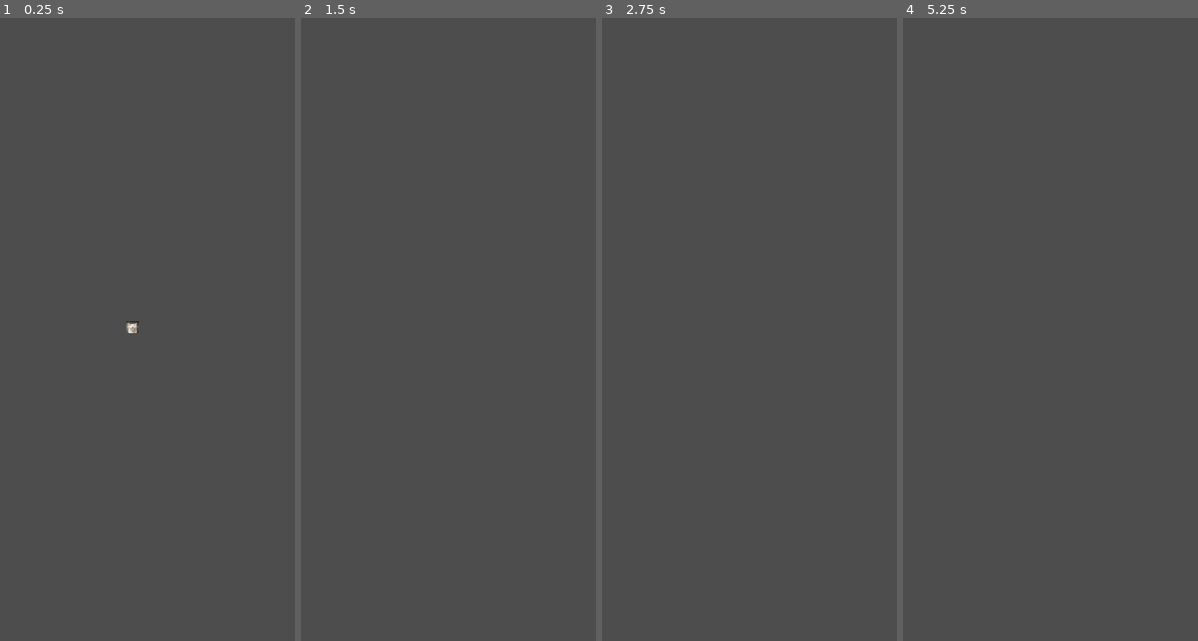
Above: before the commit, frames 1-4 (left to right).
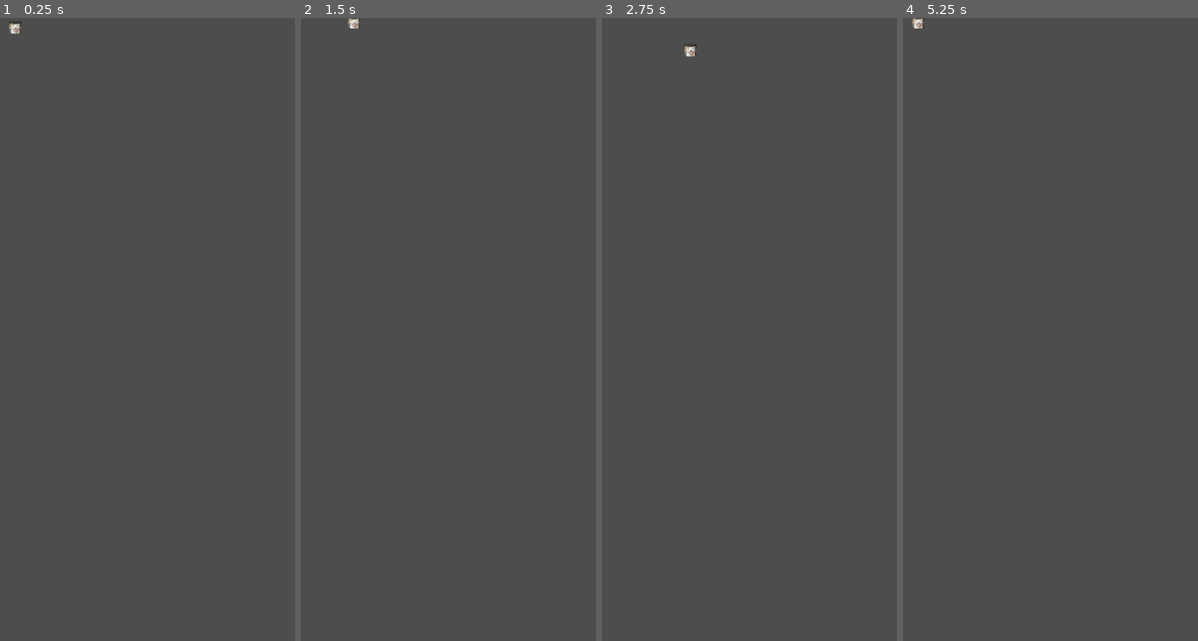
Above: after the commit, the same moments.

Repository: Undertovv/HS-GameJam_chicxulub
Game: Godot game, scene res://scenes/player.tscn
The game is run twice, just before and just after one commit, with the same random seed, the same clock (stepped at 60 frames per second) and the same inputs. This scene is started directly instead of the project's main scene.
Inputs:
- Up to frame 1 (0.25 s): no input
- Up to frame 2 (1.5 s): hold D (pivotRight) 0.53-1.28 s; tap Enter at 1.25 s; hold S (pivotDown) from 1.28 s (still down)
- Up to frame 3 (2.75 s): release S (pivotDown) at 2.03 s; hold D (pivotRight) from 2.03 s (still down)
- Up to frame 4 (5.25 s): release D (pivotRight) at 2.78 s; hold W (pivotUp) 2.78-3.53 s; hold A (pivotLeft) 3.53-5.03 s; tap Space at 4.25 s; tap Enter at 5 s; hold S (pivotDown) from 5.03 s (still down)

The runs differ from the first frame. In frame 1, 0.1% of the frame differs, in the area x 3-48%, y 0-51%; in frame 2, less than 0.1%; in frame 3, less than 0.1%; in frame 4, less than 0.1%.

Commit message:
Shomoeving with keys

Diff:
--- a/scenes/player.tscn
+++ b/scenes/player.tscn
@@ -6,6 +6,7 @@
 [sub_resource type="RectangleShape2D" id="RectangleShape2D_2n804"]
 
 [node name="Player" type="Node2D"]
+position = Vector2(68, 32)
 script = ExtResource("1_72g2y")
 
 [node name="Sprite2D" type="Sprite2D" parent="."]
@@ -21,3 +22,5 @@
 scale = Vector2(1.2, 1.2)
 shape = SubResource("RectangleShape2D_2n804")
 one_way_collision_margin = 0.0
+
+[connection signal="area_entered" from="Area2D" to="." method="_on_area_2d_area_entered"]
--- a/scripts/player/player.gd
+++ b/scripts/player/player.gd
@@ -1,19 +1,27 @@
 extends Node2D
 
 @export
-var SPEED = 20.0
-
-func _physics_process(delta: float) -> void:
+var speed = 100
+var direction = Vector2(0, -1)
 
 # Get his ass movin AND schmoovin.
-	var yDirection := Input.get_axis("pivotUp", "pivotDown")
-	if yDirection:
-		translate(Vector2(0, 0) * SPEED) # Go North
-	else:
-		translate(Vector2(0, 1) * SPEED) # Go South
+func _process(delta: float) -> void:
+	if Input.is_key_pressed(KEY_W):
+		direction = Vector2(0, -1)
+	if Input.is_key_pressed(KEY_A):
+		direction = Vector2(-1, 0)
+	if Input.is_key_pressed(KEY_S):
+		direction = Vector2(0, 1)
+	if Input.is_key_pressed(KEY_D):
+		direction = Vector2(1, 0)
 
-	var xDirection := Input.get_axis("pivotLeft", "pivotRight")
-	if xDirection:
-		translate(Vector2(1, 0) * SPEED) # Go East
-	else:
-		translate(Vector2(1, 1) * SPEED) # Go West
+	shmoeve(direction, delta)
+
+
+func shmoeve(dir: Vector2, delta: float):
+	translate(dir * speed * delta)
+
+
+func _on_area_2d_area_entered(area: Area2D) -> void:
+	if area is Interactable:
+		area.run_interaction()
Not shown: 1 places in interactions.tres that only renumber resources
Not shown: 1 places in scenes/player.tscn that only renumber resources
Not shown: 1 places in scenes/segment.tscn that only renumber resources
